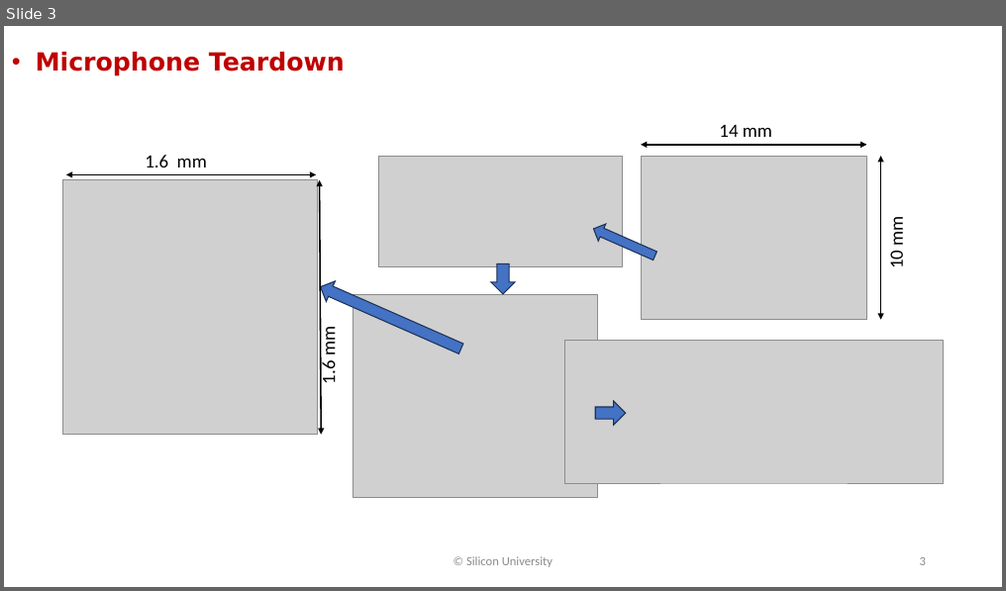
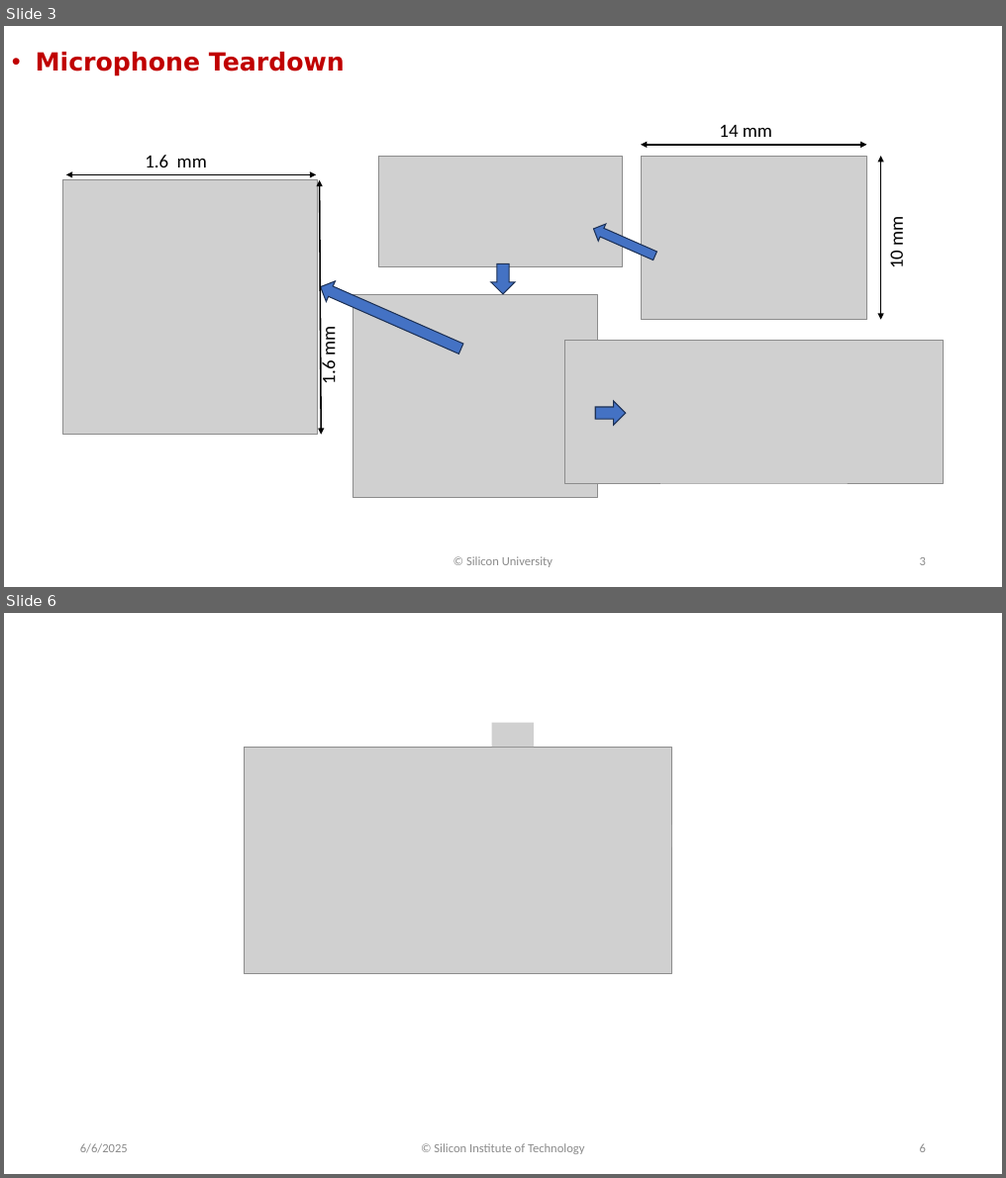
Before and after one commit to BibhuAsishPanda1925/Analog-IC-Design-internship, a slide deck: content/figures/2025-0602-SlidesDrawings.pptx. Shown one above the other, each under a label of ours: slide 3 before the commit, slides 3 and 6 after it; the slides between them are not shown. The pictures are 1006x591 and 1006x1178 pixels, drawn with LibreOffice and Linux fonts; fonts in the diff are those of the drawing; grey boxes stand for pictures. Boxes give left, top, right and bottom in pixels: in the first picture for what was removed or moved away, otherwise in the second. Text is boxed around its words. In the diff, an @@ line names an element or a change of style, - is before the commit and + after.

```diff
--- a/content/figures/2025-0602-SlidesDrawings.pptx
+++ b/content/figures/2025-0602-SlidesDrawings.pptx
@@ slide 6 added at [4,613,1002,1174], background #FFFFFF @@
@@ picture added at [492,722,534,747] @@
@@ picture added at [244,747,671,973] @@
@@ picture added at [492,774,530,794] @@
@@ picture added at [284,805,328,828] @@
@@ picture added at [383,802,426,825] @@
@@ picture added at [277,841,327,861] @@
@@ picture added at [633,825,672,848] @@
@@ picture added at [380,851,418,870] @@
@@ picture added at [273,906,303,928] @@
@@ text added at [80,1144,128,1154], 12 pt, text #8C8C8C @@
+6/6/2025
@@ text added at [434,1144,585,1155], 12 pt, text #8C8C8C @@
+© Silicon Institute of Technology
@@ page number added at [920,1144,926,1153], 12 pt, text #8C8C8C @@
+6
```
Also in this commit, not shown: 2 slides changed, 1 other slide added, 10 other files.
